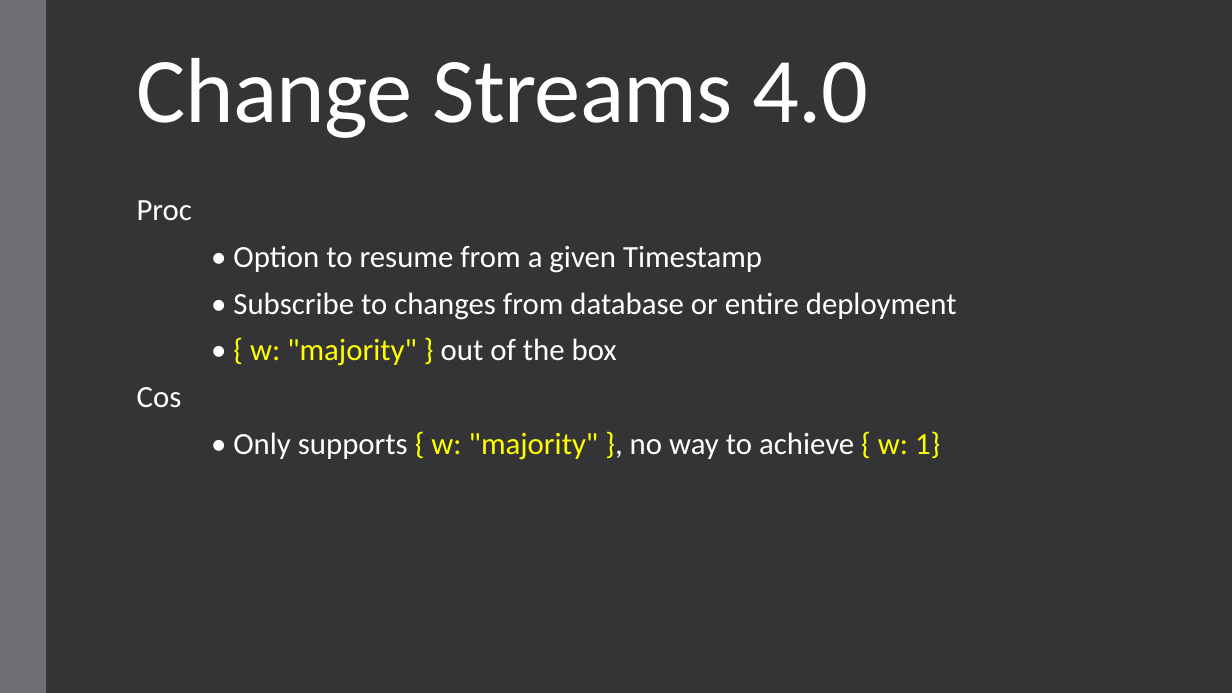
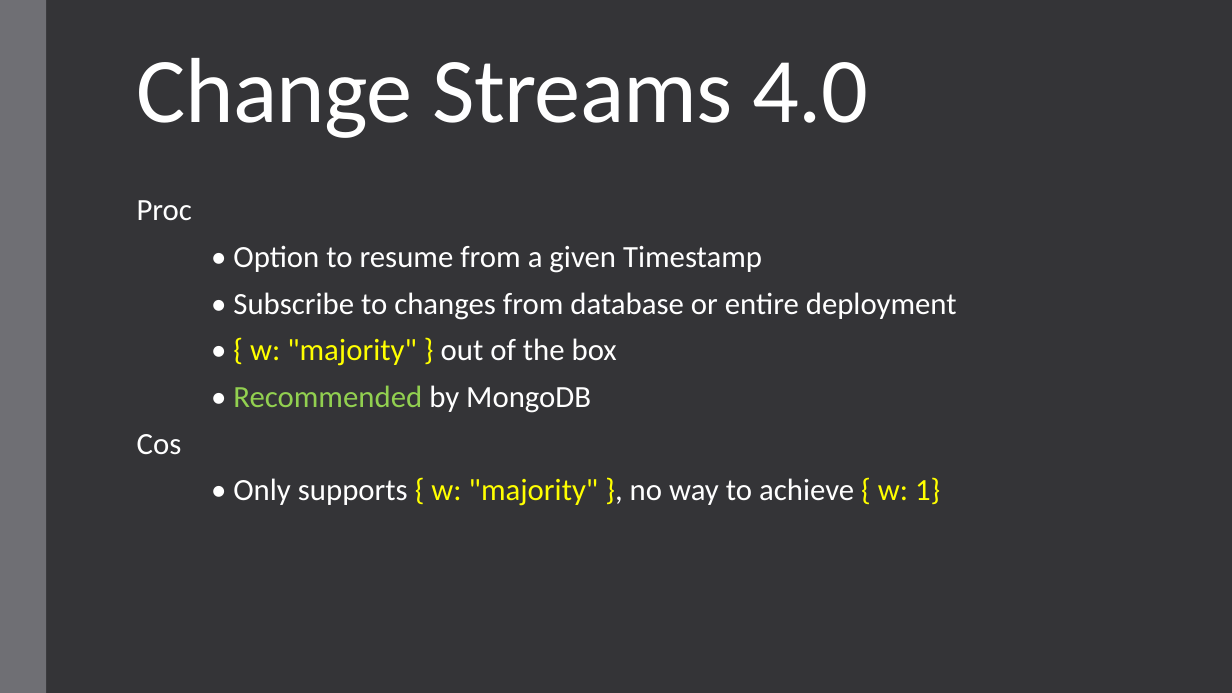
Before and after one commit to andrii-litvinov/event-driven-mongodb, a slide deck: slide 15 of t18-event-mongodb.pptx. Drawn at 1232x693 pixels with LibreOffice and Linux fonts; fonts in the diff are those of the drawing. Boxes give left, top, right and bottom in pixels: in the first picture for what was removed or moved away, otherwise in the second. Text is boxed around its words. In the diff, an @@ line names an element or a change of style, - is before the commit and + after.

Commit message:
Add recommended bullets

```diff
--- a/t18-event-mongodb.pptx
+++ b/t18-event-mongodb.pptx
@@ text added at <box>233,385,591,413</box>, 24 pt, text #92D050 @@
+• Recommended by MongoDB
@@ text "Cos": place and size @@
-text "Cos" at <box>137,387,182,407</box>
+text "Cos" at <box>137,434,182,454</box>
@@ text "• Only supports { w: ...": place and size @@
-text "• Only supports { w: ..." at <box>233,431,940,460</box>
+text "• Only supports { w: ..." at <box>233,477,940,506</box>
```
Also in this commit, not shown: 2 other slides changed.
